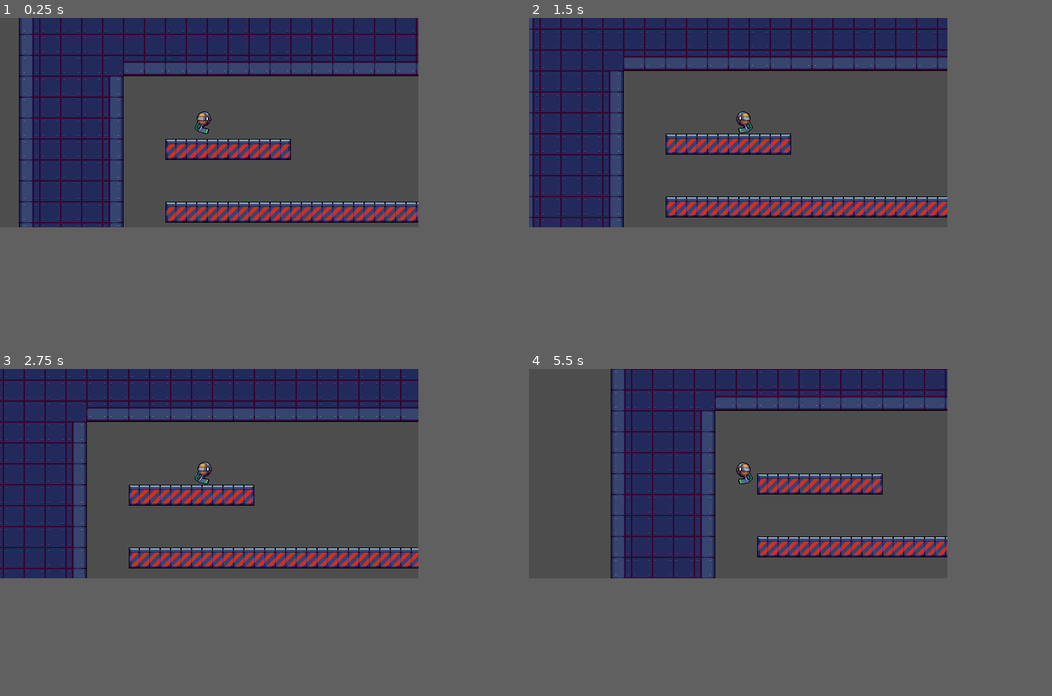
Above: before the commit, frames 1-4 (two rows, left to right).
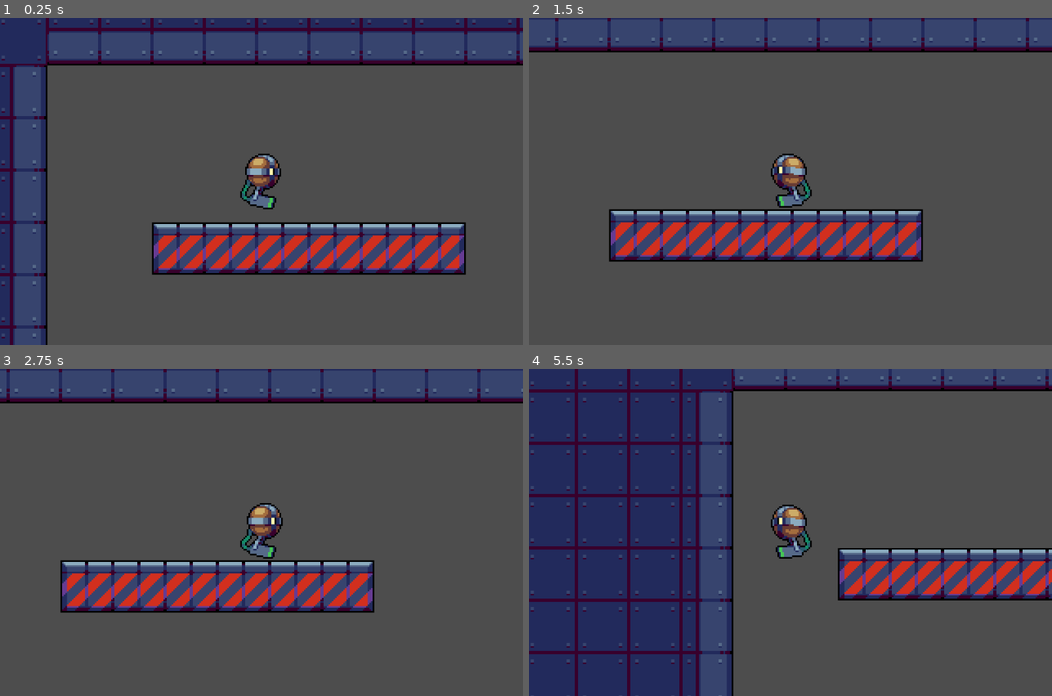
Above: after the commit, the same moments.

Repository: linkinmjs/escape-from-hideout
Game: Godot game, scene res://scenes/levels/level01.tscn
Two runs of this game, one before a commit and one after it. Both use one fixed random seed, a clock stepped at 60 frames per second and the inputs below.
Inputs:
- Up to frame 1 (0.25 s): no input
- Up to frame 2 (1.5 s): hold Right (ui_right) 0.53-1.28 s; hold Left (ui_left) from 1.28 s (still down)
- Up to frame 3 (2.75 s): release Left (ui_left) at 2.03 s; hold Right (ui_right) from 2.03 s (still down)
- Up to frame 4 (5.5 s): release Right (ui_right) at 2.78 s; hold Up (ui_up) 2.78-3.53 s; hold Left (ui_left) from 3.53 s (still down)
In our replay, the window is 640x320 before the commit and 800x500 after it. These sizes can differ from the game's own. Grey fills any space a smaller window leaves; there, only what the larger window draws over its background counts as a difference.

The runs differ from the first frame. In frame 1, 42% of the frame differs, in the area x 0-100%, y 0-100%; in frame 2, 36%; in frame 3, 36%; in frame 4, 48%.

Commit message:
Fix player issue

Diff:
--- a/project.godot
+++ b/project.godot
@@ -17,8 +17,8 @@
 
 [display]
 
-window/size/viewport_width=640
-window/size/viewport_height=320
+window/size/viewport_width=1280
+window/size/viewport_height=800
 window/stretch/mode="viewport"
 
 [rendering]
--- /dev/null
+++ b/scenes/menu.tscn
@@ -0,0 +1,5 @@
+[gd_scene format=3 uid="uid://cfmi7osju1fft"]
+
+[node name="Menu" type="Control"]
+layout_mode = 3
+anchors_preset = 0
--- a/scenes/player.tscn
+++ b/scenes/player.tscn
@@ -139,9 +139,11 @@
 [node name="sprite" type="AnimatedSprite2D" parent="."]
 sprite_frames = SubResource("SpriteFrames_tuyoq")
 animation = &"dead"
+offset = Vector2(9, 0)
 
 [node name="CollisionShape2D" type="CollisionShape2D" parent="."]
-position = Vector2(-9.5, 0)
+position = Vector2(-0.5, 0)
 shape = SubResource("RectangleShape2D_fjrip")
 
 [node name="Camera2D" type="Camera2D" parent="."]
+zoom = Vector2(4, 4)
--- a/scripts/player.gd
+++ b/scripts/player.gd
@@ -12,11 +12,11 @@
 	if is_dead == false:
 		if Input.is_action_pressed("ui_right"):
 			velocity.x = SPEED
-			$sprite.flip_h = false
+			$sprite.scale.x = 1
 			$sprite.play("up")
 		elif Input.is_action_pressed("ui_left"):
 			velocity.x = -SPEED
-			$sprite.flip_h = true
+			$sprite.scale.x = -1
 			$sprite.play("up")
 		else:
 			velocity.x = 0
Not shown: 1 places in scenes/levels/level01.tscn that only renumber resources
